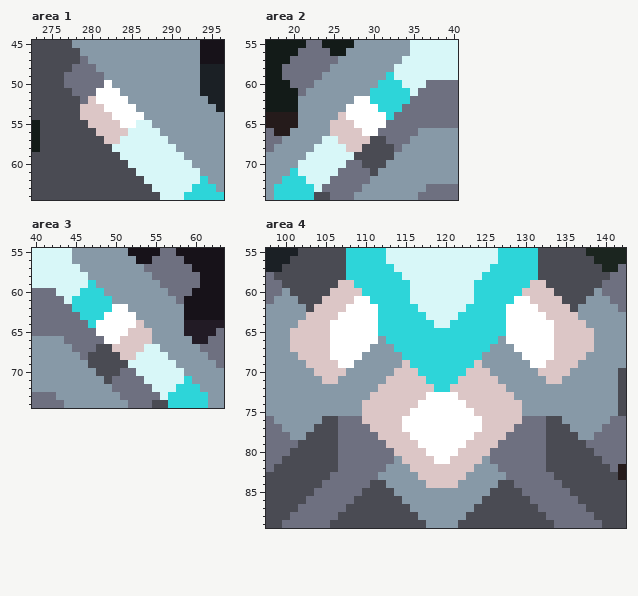
Pixel-art file: assets/sprites/atlas/units.ase. The picture above was drawn from the file before the commit.
736x736 pixels, 1 frame. Colours within 5 levels of each other are drawn and written as one. Shown: area 1: x 273..296, y 45..64; area 2: x 17..40, y 55..74; area 3: x 40..63, y 55..74; area 4: x 98..142, y 55..89. The commit also changed other parts of the picture, which this record leaves out.
The same view after the edit:
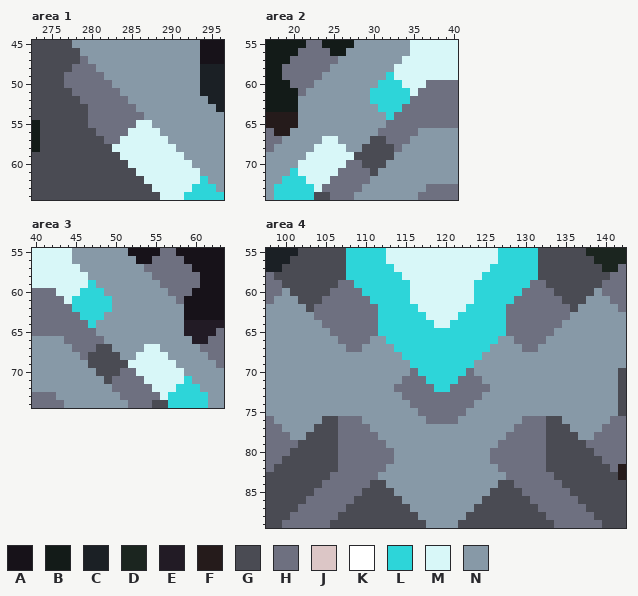
Palette (. is transparent): A #171219  B #131b18  C #1b2025  D #1b251f  E #221b25  F #251b1b  G #4a4b53  H #6e7080  J #dcc6c6  K #ffffff  L #2dd5d9  M #d8f7f8  N #8799a7
Diff:
layer "cell" now hidden
Area 1:
y 50: x 282 K -> H
y 51: x 281..283 KKK -> HHH
y 52: x 280..284 JKKKK -> HHHHH
y 53: x 279..285 JJJKKKK -> GHHHHHH
y 54: x 279..286 JJJJKKKK -> GHHHHHHH
y 55: x 280..285 JJJJKK -> HHHHHH
y 56: x 281..284 JJJJ -> HHHH
y 57: x 282..283 JJ -> HH
Area 2:
y 62: x 28..29 KK -> NN
y 63: x 27..30 KKKK -> NNNN
y 64: x 26..31 JKKKKK -> NNNNNN
y 65: x 25..31 JJJKKKK -> NNNNNNN
y 66: x 25..30 JJJJKK -> NNNNNN
y 67: x 26..29 JJJJ -> NNNN
y 68: x 27..28 JJ -> NN
Area 3:
y 62: x 50..51 KK -> NN
y 63: x 49..52 KKKK -> NNNN
y 64: x 48..53 KKKKKJ -> NNNNNN
y 65: x 48..54 KKKKJJJ -> NNNNNNN
y 66: x 49..54 KKJJJJ -> NNNNNN
y 67: x 50..53 JJJJ -> NNNN
y 68: x 51..52 JJ -> NN
Area 4:
y 59: x 107..108 JJ -> HH; x 131..132 JJ -> HH
y 60: x 106..109 JJJJ -> HHHH; x 130..133 JJJJ -> HHHH
y 61: x 105..110 JJJJKK -> HHHHHH; x 129..134 KKJJJJ -> HHHHHH
y 62: x 104..111 JJJJKKKK -> HHHHHHHH; x 128..135 KKKKJJJJ -> HHHHHHHH
y 63: x 103..111 JJJJKKKKK -> NHHHHHHHH; x 128..136 KKKKKJJJJ -> HHHHHHHHN
y 64: x 102..111 JJJJKKKKKK -> NNNHHHHHHH; x 128..137 KKKKKKJJJJ -> HHHHHHHNNN
y 65: x 101..111 JJJJJKKKKKK -> NNNNNHHHHHH; x 128..138 KKKKKKJJJJJ -> HHHHHHNNNNN
y 66: x 101..111 JJJJJKKKKKK -> NNNNNNHHHHN; x 128..138 KKKKKKJJJJJ -> NHHHHNNNNNN
y 67: x 101..110 JJJJJKKKKK -> NNNNNNNHHN; x 129..138 KKKKKJJJJJ -> NHHNNNNNNN
y 68: x 102..109 JJJJKKKK -> NNNNNNNN; x 130..137 KKKKJJJJ -> NNNNNNNN
y 69: x 103..108 JJJJKK -> NNNNNN; x 115 J -> N; x 124 J -> N; x 131..136 KKJJJJ -> NNNNNN
y 70: x 104..107 JJJJ -> NNNN; x 114..116 JJJ -> NNH; x 123..125 JJJ -> HNN; x 132..135 JJJJ -> NNNN
y 71: x 105..106 JJ -> NN; x 113..117 JJJJJ -> NNHHH; x 122..126 JJJJJ -> HHHNN; x 133..134 JJ -> NN
y 72: x 112..118 JJJJJJJ -> NNHHHHH; x 121..127 JJJJJJJ -> HHHHHNN
y 73: x 111..128 JJJJJJJKKKKJJJJJJJ -> NNNNHHHHHHHHHHNNNN
y 74: x 110..129 JJJJJJJKKKKKKJJJJJJJ -> NNNNNNHHHHHHHHNNNNNN
y 75: x 110..129 JJJJJJKKKKKKKKJJJJJJ -> NNNNNNNHHHHHHNNNNNNN
y 76: x 110..129 JJJJJKKKKKKKKKKJJJJJ -> NNNNNNNNHHHHNNNNNNNN
y 77: x 111..128 JJJJKKKKKKKKKKJJJJ -> NNNNNNNNNNNNNNNNNN
y 78: x 112..127 JJJJKKKKKKKKJJJJ -> NNNNNNNNNNNNNNNN
y 79: x 113..126 JJJJKKKKKKJJJJ -> NNNNNNNNNNNNNN
y 80: x 114..125 JJJJKKKKJJJJ -> NNNNNNNNNNNN
y 81: x 115..124 JJJJKKJJJJ -> NNNNNNNNNN
y 82: x 116..123 JJJJJJJJ -> NNNNNNNN
y 83: x 117..122 JJJJJJ -> NNNNNN
y 84: x 118..121 JJJJ -> NNNN
